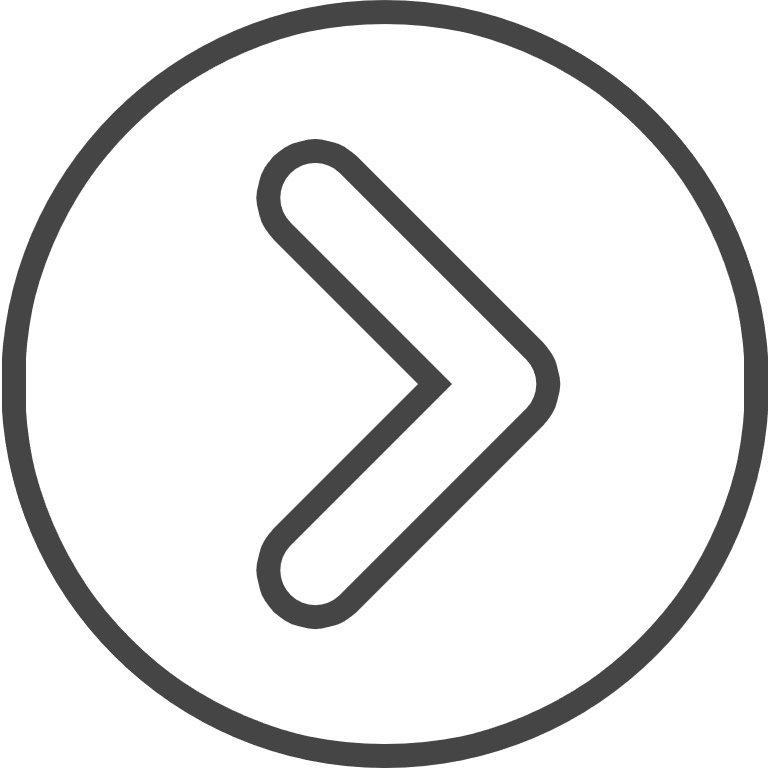
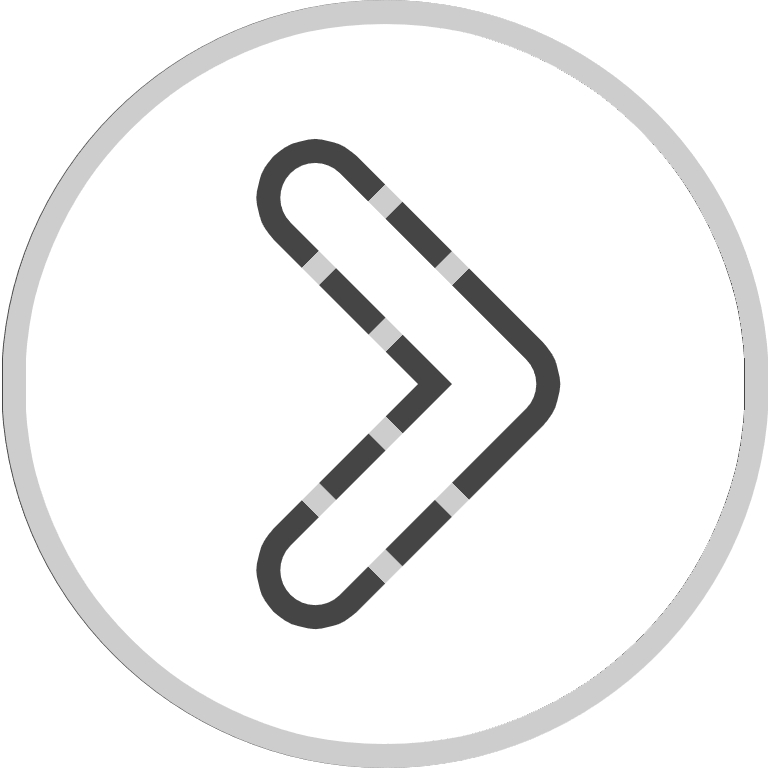
Before/after of a 768 x 768 layered artwork. What changed in the layer stack:
added layer "Layer 0 copy" above "Layer 0" over bbox(3, 0, 768, 768)
